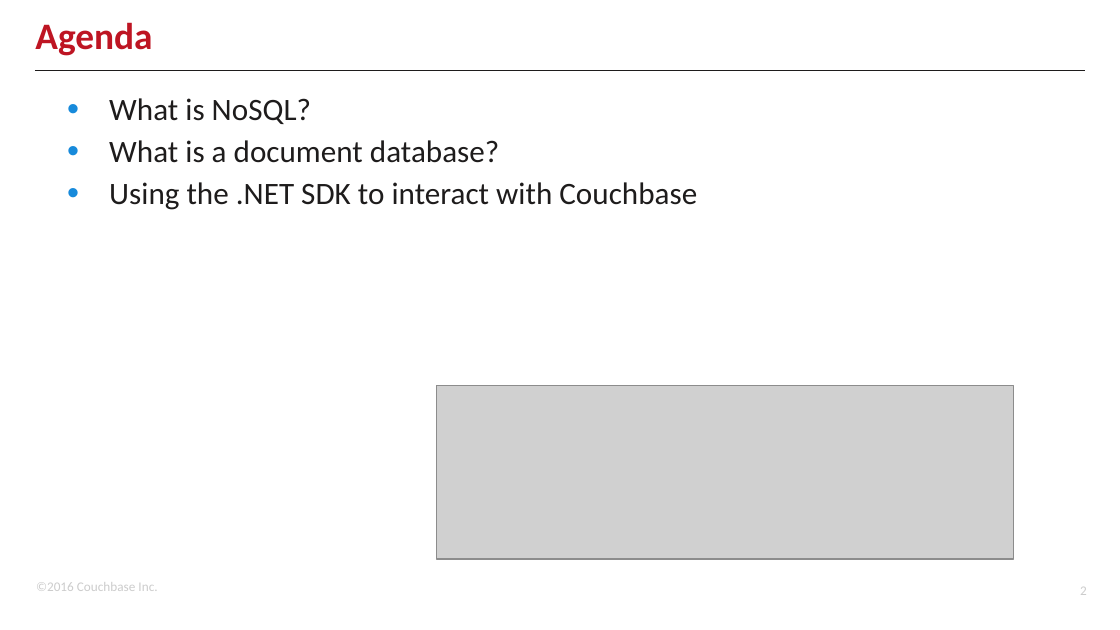
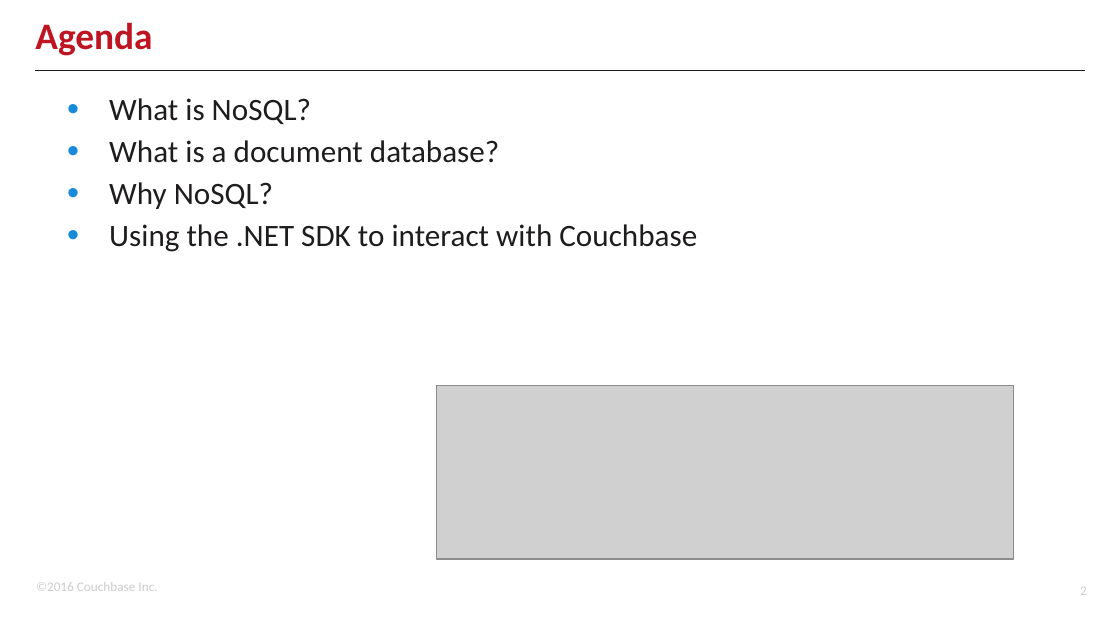
Before and after one commit to couchbaselabs/aspnet-nosql-workshop, a slide deck: slide 2 of 02/02.pptx. Drawn at 1120x630 pixels with LibreOffice and Linux fonts; fonts in the diff are those of the drawing; grey boxes stand for pictures; background and template pictures are left out. Boxes give left, top, right and bottom in pixels: in the first picture for what was removed or moved away, otherwise in the second. Text is boxed around its words. In the diff, an @@ line names an element or a change of style, - is before the commit and + after.

```diff
--- a/02/02.pptx
+++ b/02/02.pptx
@@ text at (x1=109, y1=182, x2=273, y2=209): paragraph added @@
+• Why NoSQL?
```
Also in this commit, not shown: 5 other slides changed, 3 slides added, 1 other file.
